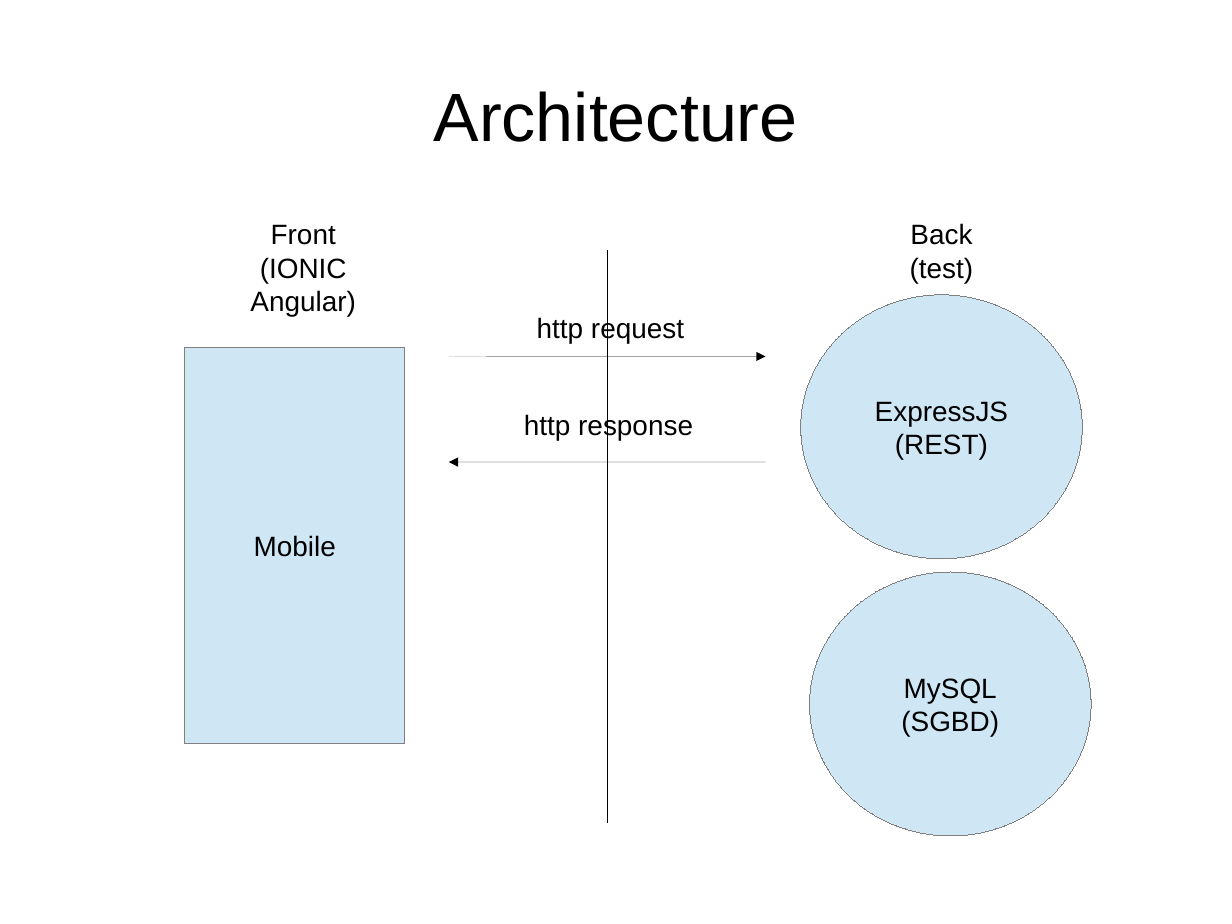
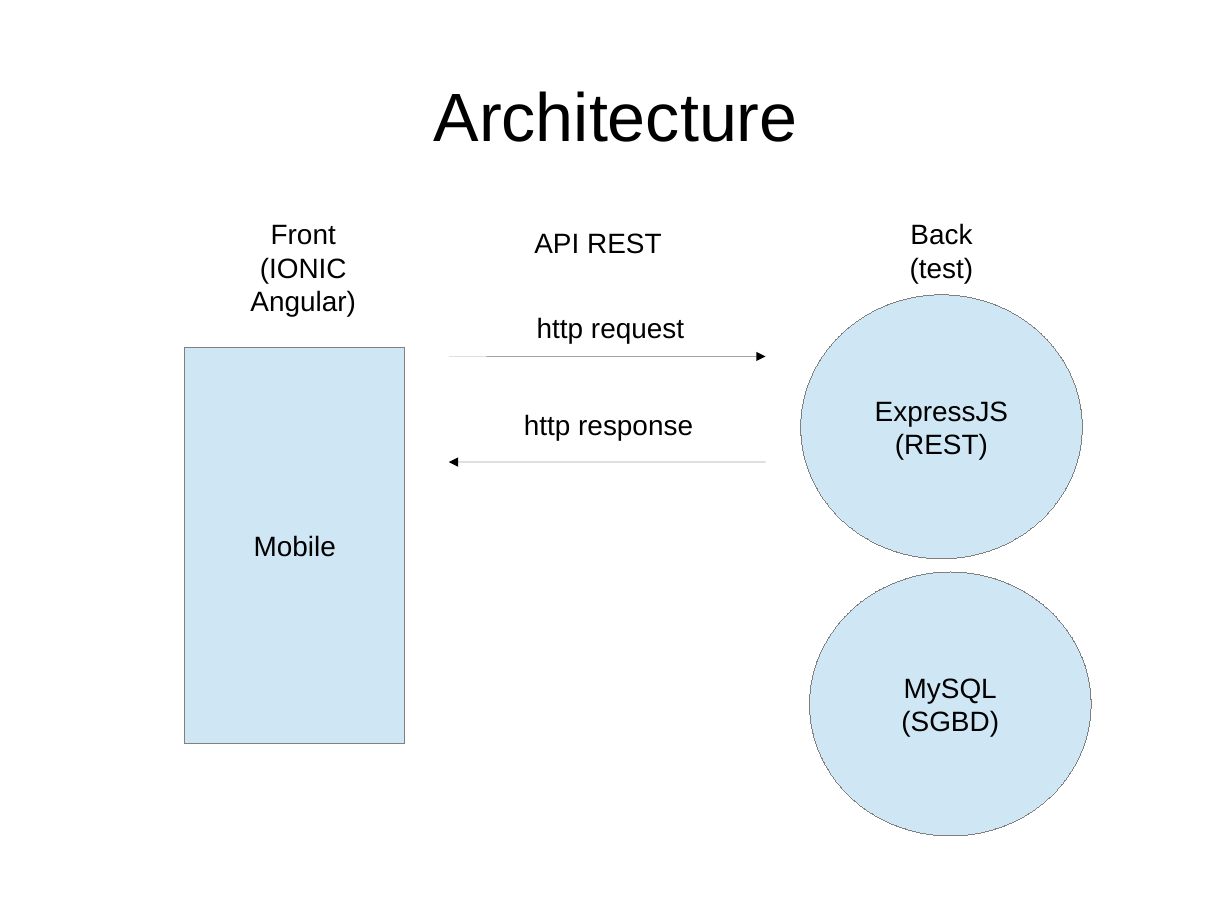
Before and after one commit to Wathil/POECNews, a slide deck: slide 16 of presentation.odp. Drawn at 1232x924 pixels with LibreOffice and Linux fonts; fonts in the diff are those of the drawing. Boxes give left, top, right and bottom in pixels: in the first picture for what was removed or moved away, otherwise in the second. Text is boxed around its words. In the diff, an @@ line names an element or a change of style, - is before the commit and + after.

```diff
--- a/presentation.odp
+++ b/presentation.odp
@@ text added at (534, 233, 661, 254), 18 pt, text #000000 @@
+API REST
@@ line removed from (607, 250) to (607, 823) @@
```
Also in this commit, not shown: 2 other slides changed.
